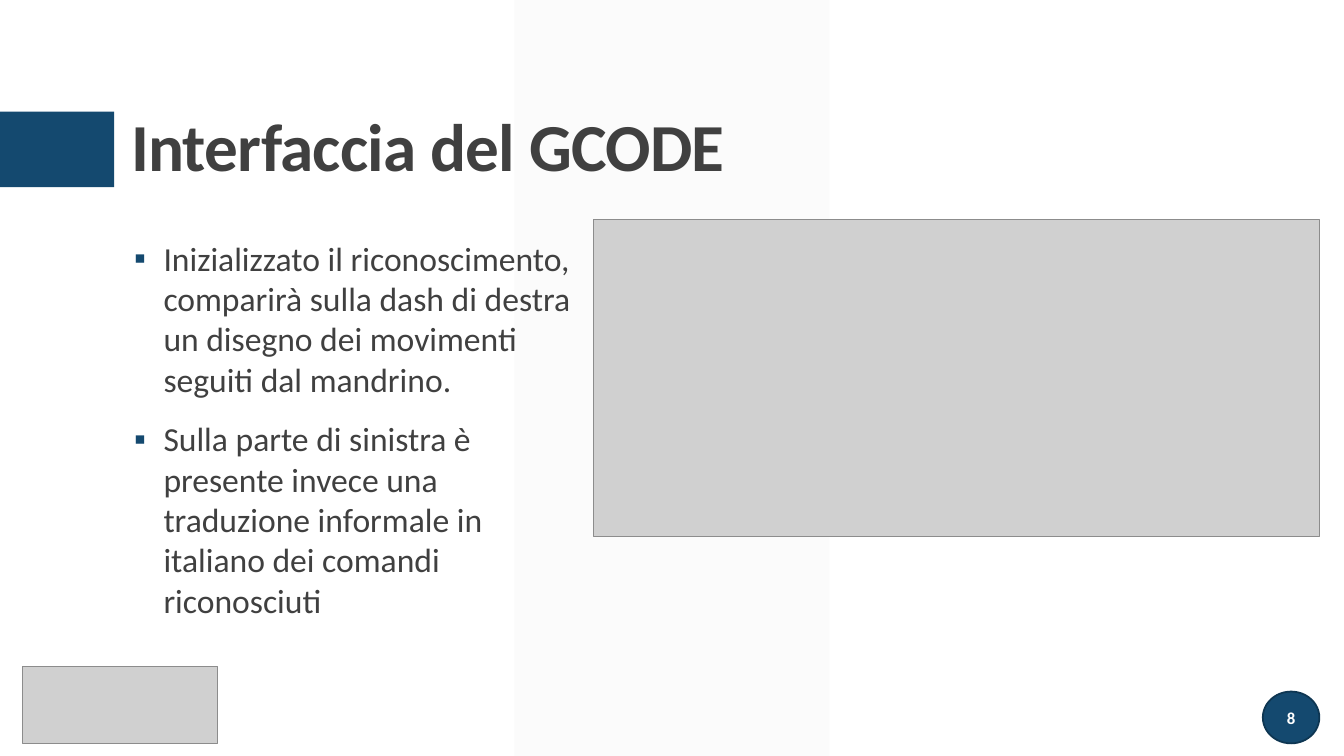
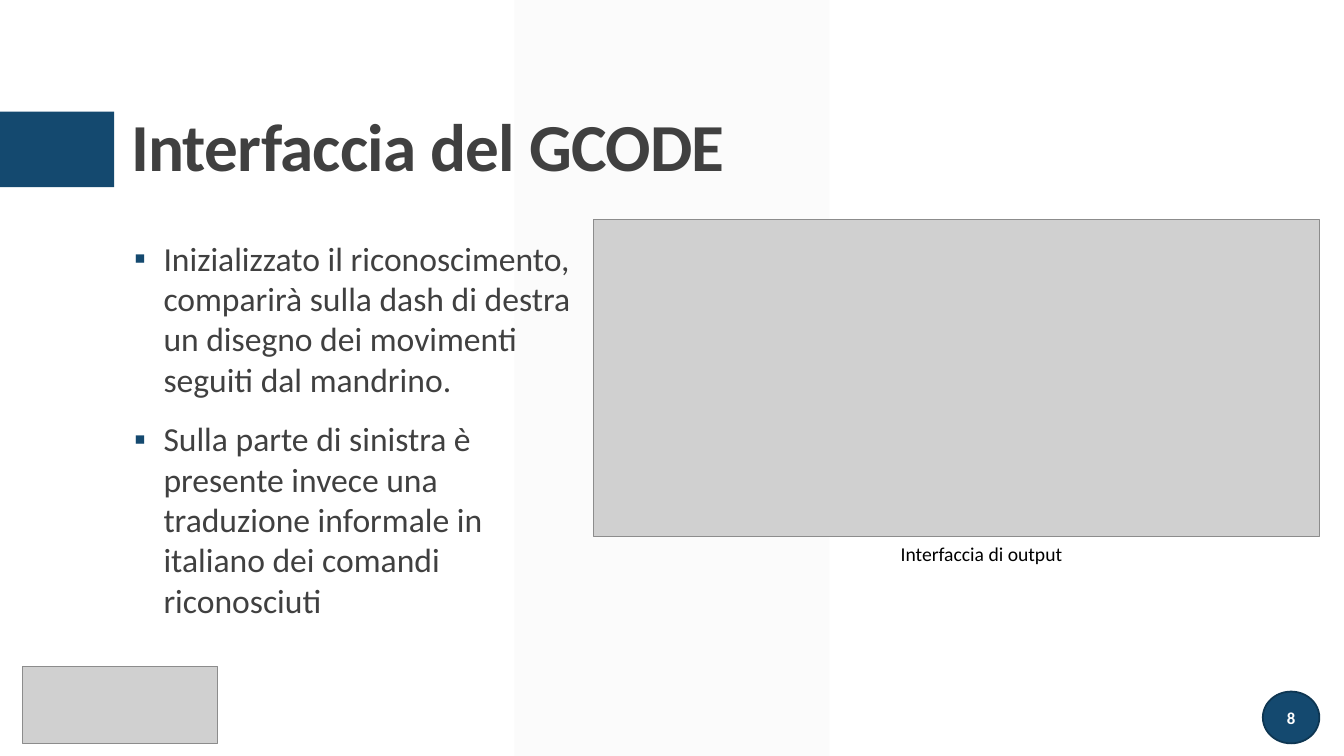
Before and after one commit to atusghen/GCODE, a slide deck: slide 8 of presentazione.pptx. Drawn at 1344x756 pixels with LibreOffice and Linux fonts; fonts in the diff are those of the drawing; grey boxes stand for pictures. Boxes give left, top, right and bottom in pixels: in the first picture for what was removed or moved away, otherwise in the second. Text is boxed around its words. In the diff, an @@ line names an element or a change of style, - is before the commit and + after.

```diff
--- a/presentazione.pptx
+++ b/presentazione.pptx
@@ text added at bbox=[901, 547, 1062, 564], 14 pt, text #000000 @@
+Interfaccia di output
```
Also in this commit, not shown: 4 other slides changed, 3 slides added, 6 other files.
